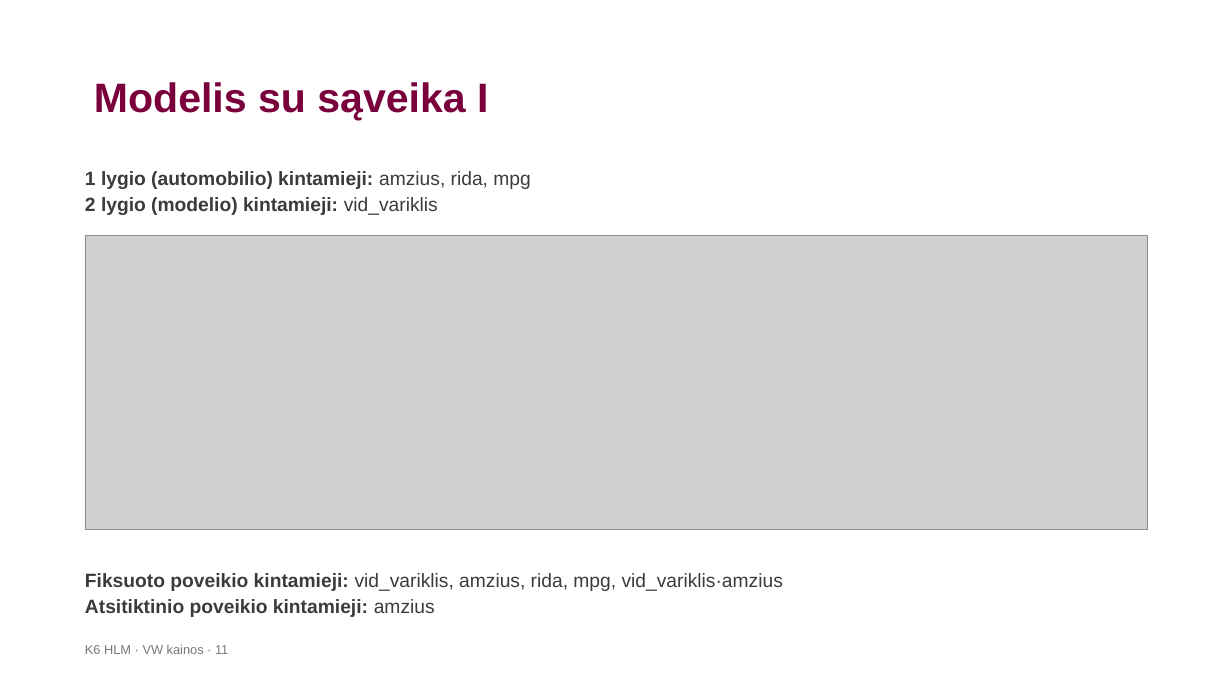
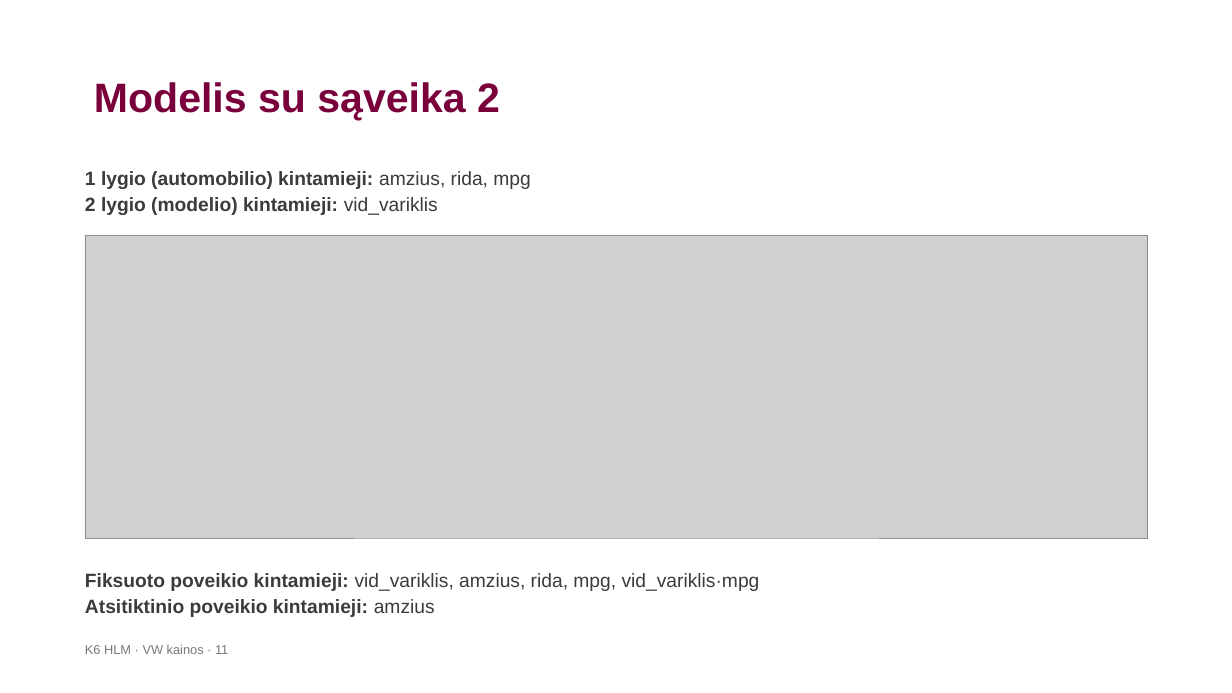
Before and after one commit to LidijaPu/K6, a slide deck: slide 11 of K6_HLM_VW_pristatymas.pptx. Drawn at 1232x693 pixels with LibreOffice and Linux fonts; fonts in the diff are those of the drawing; grey boxes stand for pictures; background and template pictures are left out. Boxes give left, top, right and bottom in pixels: in the first picture for what was removed or moved away, otherwise in the second. Text is boxed around its words. In the diff, an @@ line names an element or a change of style, - is before the commit and + after.

```diff
--- a/K6_HLM_VW_pristatymas.pptx
+++ b/K6_HLM_VW_pristatymas.pptx
@@ title at <box>94,82,500,120</box>: text changed @@
-Modelis su sąveika I
+Modelis su sąveika 2
@@ picture: place and size @@
-picture at <box>85,236,1148,530</box>
+picture at <box>85,236,1148,538</box>
@@ text at <box>85,573,760,591</box>: text changed @@
-Fiksuoto poveikio kintamieji: vid_variklis, amzius, rida, mpg, vid_variklis·amzius
+Fiksuoto poveikio kintamieji: vid_variklis, amzius, rida, mpg, vid_variklis·mpg
```
Also in this commit, not shown: 8 other slides changed, 1 slide added, 3 other files.
